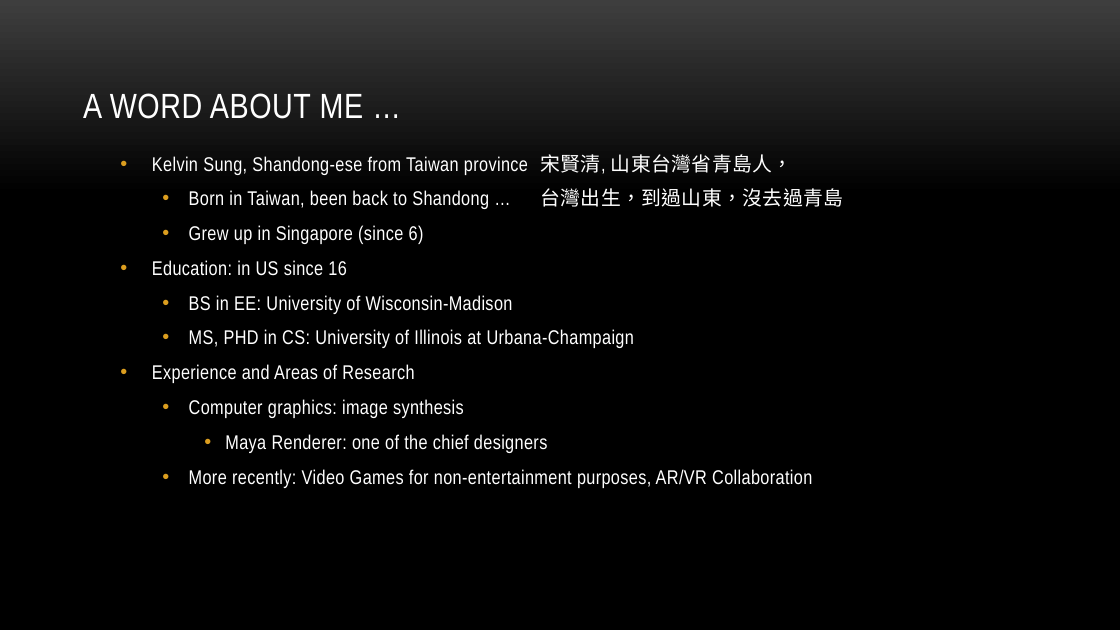
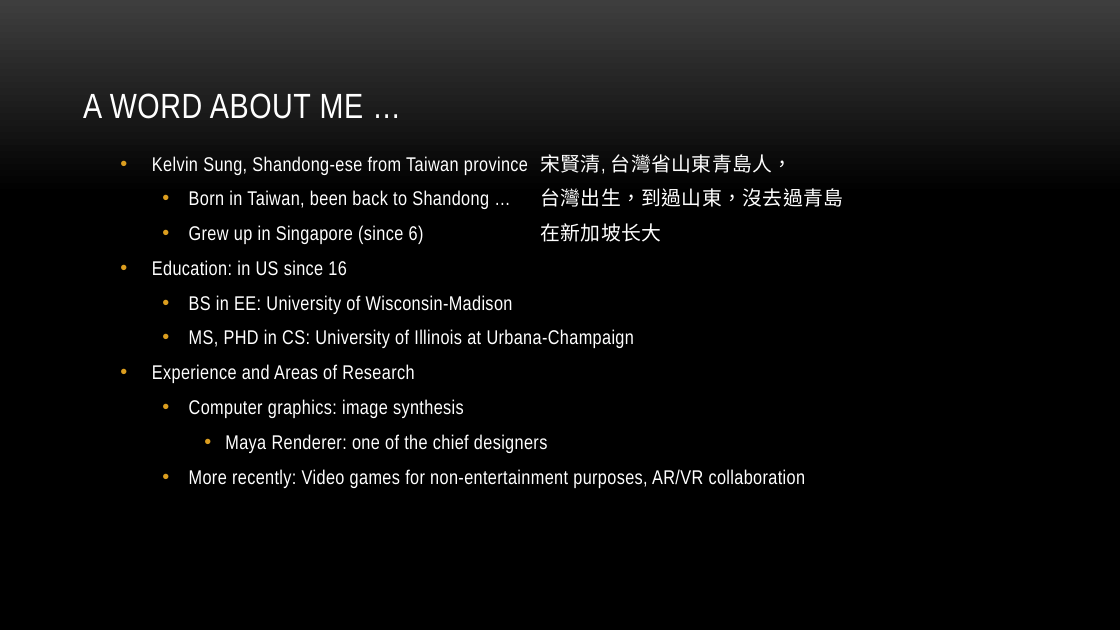
Before and after one commit to myuwbclasses/IntroGameDevelopment, a slide deck: slide 10 of PPT/Intro.pptx. Drawn at 1120x630 pixels with LibreOffice and Linux fonts; fonts in the diff are those of the drawing; background and template pictures are left out. Boxes give left, top, right and bottom in pixels: in the first picture for what was removed or moved away, otherwise in the second. Text is boxed around its words. In the diff, an @@ line names an element or a change of style, - is before the commit and + after.

```diff
--- a/PPT/Intro.pptx
+++ b/PPT/Intro.pptx
@@ text at (x1=152, y1=154, x2=793, y2=175): text changed @@
-• Kelvin Sung, Shandong-ese from Taiwan province 宋賢清, 山東台灣省青島人，
+• Kelvin Sung, Shandong-ese from Taiwan province 宋賢清, 台灣省山東青島人，
@@ text at (x1=189, y1=223, x2=661, y2=244): text changed @@
-  • Grew up in Singapore (since 6)
+  • Grew up in Singapore (since 6) 在新加坡长大
@@ text at (x1=189, y1=469, x2=806, y2=488): text changed @@
-  • More recently: Video Games for non-entertainment purposes, AR/VR Collaboration
+  • More recently: Video games for non-entertainment purposes, AR/VR collaboration
```
Also in this commit, not shown: 9 other slides changed.
